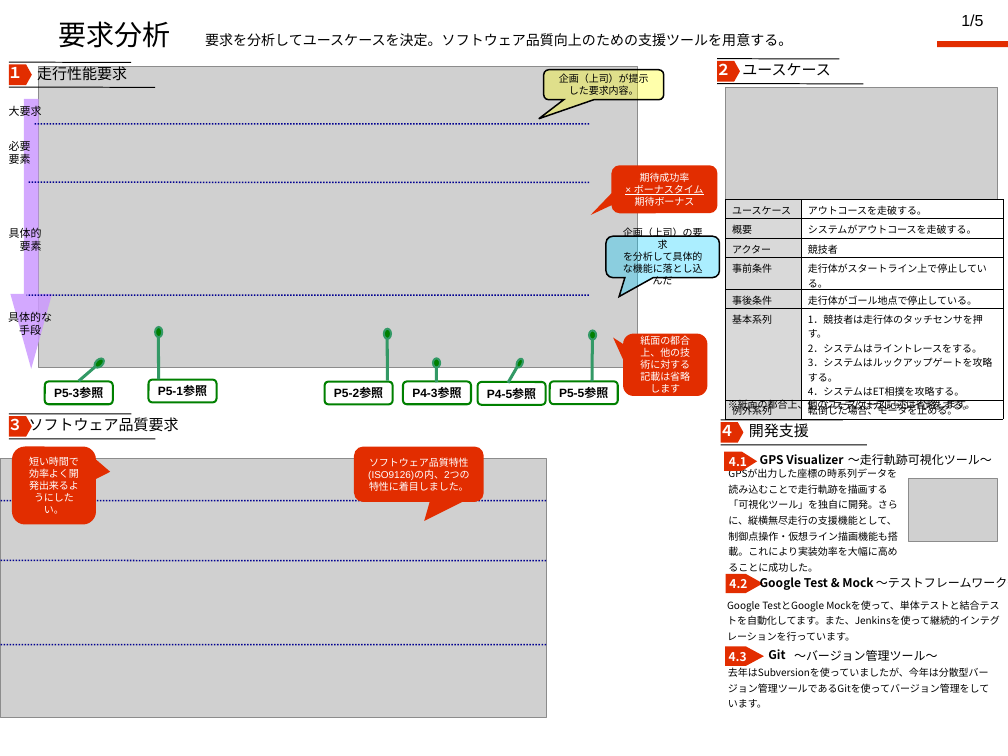
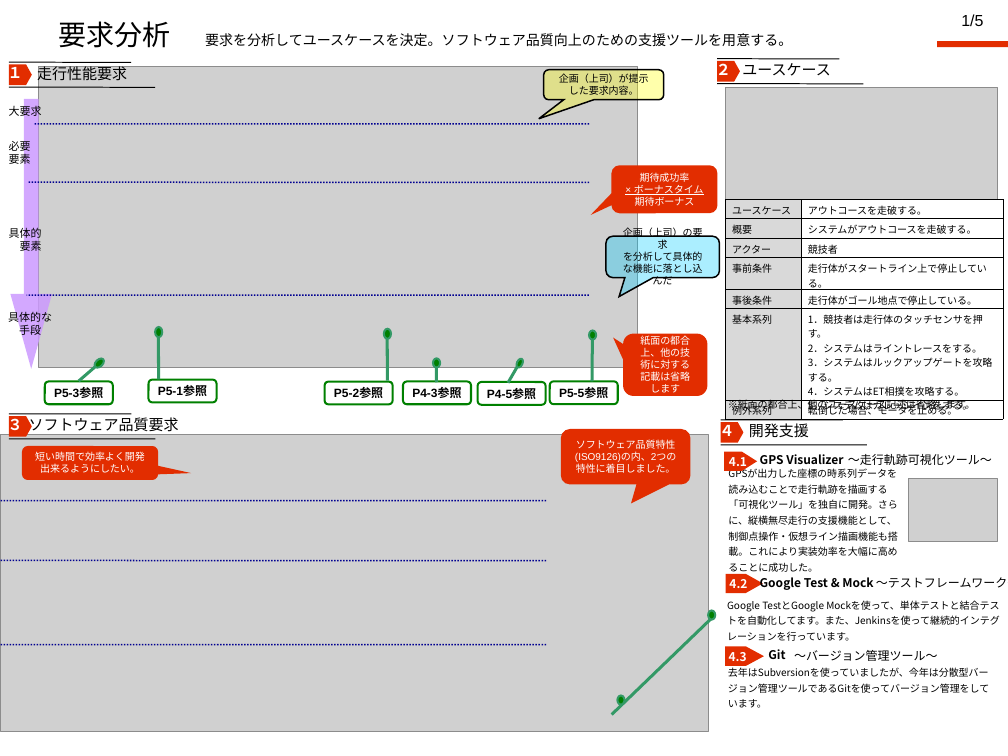
Before and after one commit to jrits/model2011, a slide deck: slide 1 of model_1/222_hamarobo_model_1_seo.ppt. Drawn at 1008x756 pixels with LibreOffice and Linux fonts; fonts in the diff are those of the drawing; grey boxes stand for pictures; background and template pictures are left out. Boxes give left, top, right and bottom in pixels: in the first picture for what was removed or moved away, otherwise in the second. Text is boxed around its words. In the diff, an @@ line names an element or a change of style, - is before the commit and + after.

```diff
--- a/model_1/222_hamarobo_model_1_seo.ppt
+++ b/model_1/222_hamarobo_model_1_seo.ppt
@@ picture: place and size @@
-picture at [0,459,546,718]
+picture at [0,435,708,731]
@@ rounded speech box "短い時間で効率よく開発出来るようにしたい。": place and size @@
-rounded speech box "短い時間で効率よく開発出来るようにしたい。" at [12,446,96,524]
+rounded speech box "短い時間で効率よく開発出来るようにしたい。" at [22,446,158,480]
@@ rounded speech box "短い時間で効率よく開発出来るようにしたい。" at [22,446,158,480]: proportions changed @@
@@ rounded speech box "ソフトウェア品質特性": place and size @@
-rounded speech box "ソフトウェア品質特性" at [354,446,484,502]
+rounded speech box "ソフトウェア品質特性" at [561,429,690,485]
@@ line added from (714, 616) to (612, 714), #339966 3 pt @@
@@ ellipse added at [708,611,716,620], fill #008000, outline #339966 2.01 pt @@
@@ ellipse added at [617,696,624,705], fill #008000, outline #339966 2.01 pt @@
```
Also in this commit, not shown: 1 other slide changed.
